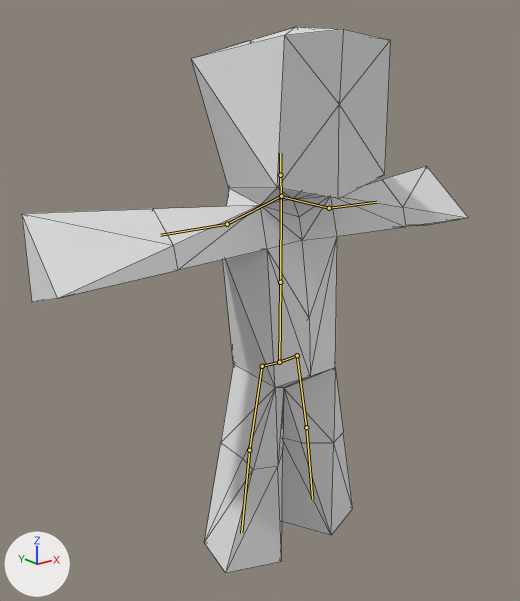
An edit to the glTF model Assets/Rigs/Humanoid_mk6.glb, drawn before and after from the same camera.
Both versions are drawn from a 50 mm lens placed at (-9.17, -10.57, 10.07), pointed at (0.33, 1.31, 5.32). Lighting does not change. The marker at lower left points along +X, +Y and +Z. The older version comes first. The bones that change, and the others that lie on the model, are drawn over the model as lines. Mesh edges are drawn as thin lines.

Names of what the first picture shows: 'Left Arm Bend'.
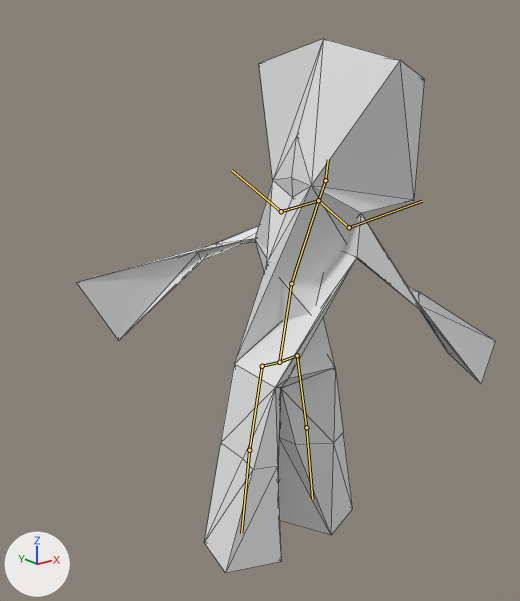
The newer file adds an action. The first version stands in its rest pose; the second is drawn at frame 16 of the action 'Brawler/DH'.

Changed parts and their boxes [x1, y1, x2, y2] in the pictures (520 x 601 px):
'Left Arm Bend', posed (6% narrower): before [22, 27, 468, 573]; after [77, 39, 496, 573]
bone 'LowerBody', root to tip: before (279, 362) to (280, 282); after (279, 362) to (291, 283)
bone 'UpperBody', root to tip: before (280, 282) to (281, 196); after (291, 283) to (318, 200)
bone 'UpperArm_R', root to tip: before (329, 208) to (376, 202); after (281, 211) to (231, 170)
bone 'Head', root to tip: before (280, 175) to (280, 153); after (325, 180) to (328, 159)
bone 'UpperArm_L', root to tip: before (227, 224) to (160, 235); after (349, 227) to (422, 201)

The change in detail:
Bone 'LowerBody' (bone_lowerbody) turns from (0, 0, 0) to (-11, -49, 10) degrees about its own x, y and z.
Bone 'UpperBody' (bone_upperbody) turns from (0, 0, 0) to (-19, 127, -1) degrees about its own x, y and z.
Bone 'UpperArm_R' (bone_upperarm_r) turns from (0, 0, 0) to (-106, -5, -128) degrees about its own x, y and z.
Bone 'Head' (bone_head) turns from (0, 0, 0) to (12, 36, 14) degrees about its own x, y and z.
Bone 'UpperArm_L' (bone_upperarm_l) turns from (0, 0, 0) to (-21, -175, -36) degrees about its own x, y and z.
